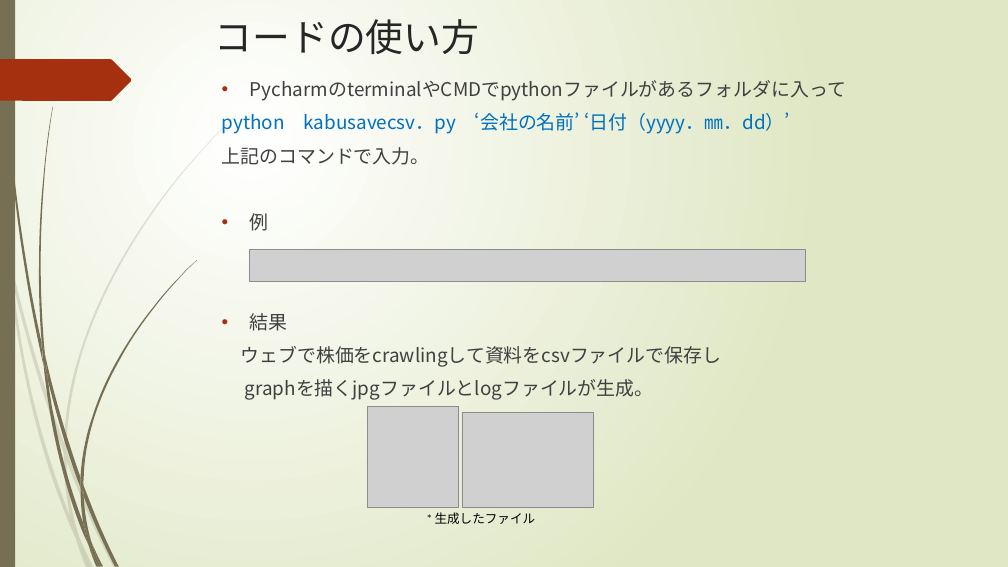
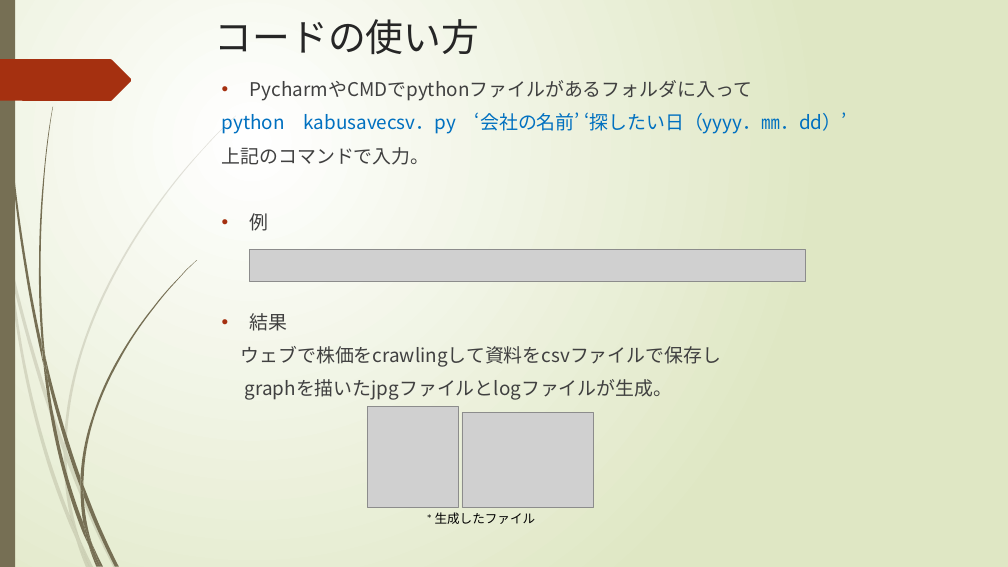
Before and after one commit to SangWooChun714/mirineglobal, a slide deck: slide 4 of crawlingコード解説.pptx. Drawn at 1008x567 pixels with LibreOffice and Linux fonts; fonts in the diff are those of the drawing; grey boxes stand for pictures. Boxes give left, top, right and bottom in pixels: in the first picture for what was removed or moved away, otherwise in the second. Text is boxed around its words. In the diff, an @@ line names an element or a change of style, - is before the commit and + after.

```diff
--- a/crawlingコード解説.pptx
+++ b/crawlingコード解説.pptx
@@ text at (222, 80, 846, 134): text changed; text colour #404040 to #0070C0 @@
-• PycharmのterminalやCMDでpythonファイルがあるフォルダに入って
-python kabusavecsv．py ‘会社の名前’ ‘日付（yyyy．㎜．dd）’
+• PycharmやCMDでpythonファイルがあるフォルダに入って
+python kabusavecsv．py ‘会社の名前’ ‘探したい日（yyyy．㎜．dd）’
@@ text at (245, 379, 673, 400): text changed @@
-graphを描くjpgファイルとlogファイルが生成。
+graphを描いたjpgファイルとlogファイルが生成。
```
Also in this commit, not shown: 6 other slides changed, 6 slides added, 12 other files.
